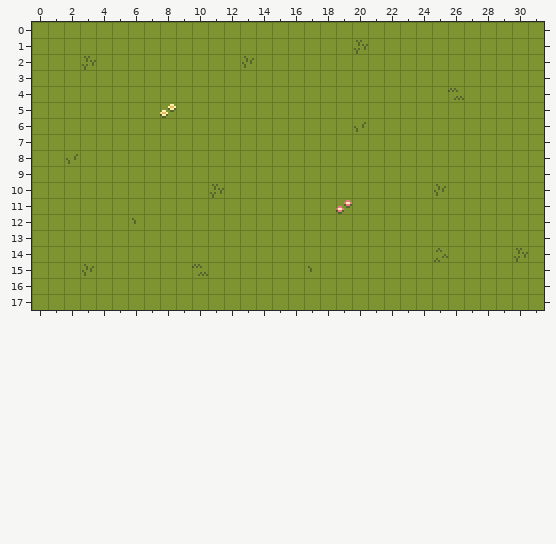
Tiled map: map/map-test.tmx. The first picture shows the starting point.
Cells are 8x8 px. Shown: x 0..31, y 0..17.
New version:
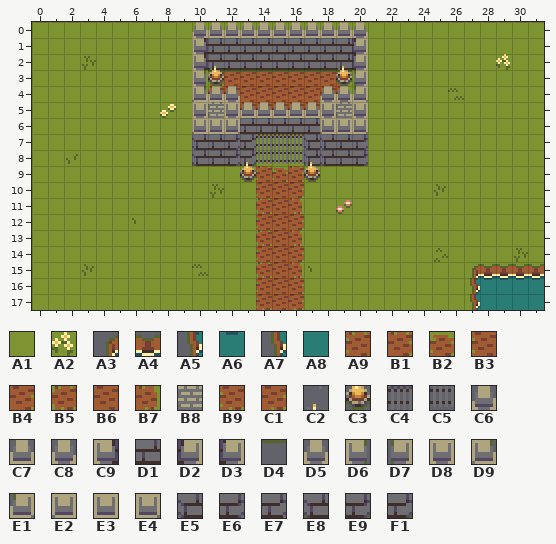
Key: from "Overworld": A1 0, A2 96, A3 192, A4 193, A5 216, A6 217, A7 240, A8 241, A9 936, B1 938, B2 940, B3 960, B4 962, B5 963, B6 964, B7 965, B8 976, B9 984, C1 986; from "Structures": C2 1865, C3 1897; from "Walls": C4 928, C5 957, C6 1015, C7 1016, C8 1017, C9 1044, D1 1045, D2 1046, D3 1075, D4 1103, D5 1108, D6 1131, D7 1133, D8 1136, D9 1160, E1 1162, E2 1165, E3 1166, E4 1167, E5 1194, E6 1196, E7 1199, E8 1223, E9 1225, F1 1228.
__ is an empty cell, ## one hidden under a higher layer.
Tiles of an added or newly shown layer are drawn over the layers below it.
Difference:
Layer "Calque de Tuiles 1":
y 2: x 29 A1 -> A2
y 3..4: x 11..19 A1 A1 A1 A1 A1 A1 A1 A1 A1 -> B5 B6 B6 B6 B6 B6 B6 B6 B7
y 5: x 11..19 A1 A1 A1 A1 A1 A1 A1 A1 A1 -> B8 ## B6 B6 B6 B6 B6 ## B8
y 9: x 14..16 A1 A1 A1 -> A9 B2 B1
y 10: x 14..16 A1 A1 A1 -> B3 B6 B4
y 11: x 14..16 A1 A1 A1 -> B5 B6 B7
y 12: x 14..16 A1 A1 A1 -> B3 B6 B4
y 13: x 14..16 A1 A1 A1 -> B5 B6 B7
y 14: x 14..16 A1 A1 A1 -> B3 B6 B4
y 15: x 14..16 A1 A1 A1 -> B5 B6 B7
y 16: x 14..16 A1 A1 A1 -> B3 B6 B4
y 17: x 14..16 A1 A1 A1 -> B9 B6 C1
Layer "Calque de Tuiles 2" (added):
y 0: x 10..20 __ __ __ __ __ __ __ __ __ __ __ -> C6 C7 C7 C7 C7 C7 C7 C7 C7 C7 C8
y 1: x 10..20 __ __ __ __ __ __ __ __ __ __ __ -> C9 D1 D1 D1 D1 D1 D1 D1 D1 D1 D2
y 2: x 10..20 __ __ __ __ __ __ __ __ __ __ __ -> C9 D1 D1 D1 D1 D1 D1 D1 D1 D1 D3
y 3: x 10..20 __ __ __ __ __ __ __ __ __ __ __ -> D6 D4 D4 D4 D4 D4 D4 D4 D4 D4 D7
y 4: x 10..12 __ __ __ -> D9 C7 C8; x 18..20 __ __ __ -> C6 D5 E1
y 5: x 10 __ -> D8; x 12..18 __ __ __ __ __ __ __ -> D8 C7 C7 C7 C7 C7 D8; x 20 __ -> D8
y 6: x 10..20 __ __ __ __ __ __ __ __ __ __ __ -> E2 E3 E4 D1 D1 D1 D1 D1 E2 E3 E4
y 7: x 10..20 __ __ __ __ __ __ __ __ __ __ __ -> E5 D1 E6 E7 C4 C4 C4 E5 E5 D1 E6
y 8: x 10..20 __ __ __ __ __ __ __ __ __ __ __ -> E8 D1 E9 F1 C5 C5 C5 E8 E8 D1 E9
y 15: x 27..31 __ __ __ __ __ -> A3 A4 A4 A4 A4
y 16: x 27..31 __ __ __ __ __ -> A5 A6 A6 A6 A6
y 17: x 27..31 __ __ __ __ __ -> A7 A8 A8 A8 A8
Layer "Calque de Tuiles 3" (added):
y 2: x 11 __ -> C2; x 19 __ -> C2
y 3: x 11 __ -> C3; x 19 __ -> C3
y 8: x 13 __ -> C2; x 17 __ -> C2
y 9: x 13 __ -> C3; x 17 __ -> C3
Changed places in both pictures, as pixel boxes (x1, y1, x2, y2):
changed: (192, 22, 368, 310)
changed: (496, 54, 510, 70)
added: (470, 264, 544, 310)
